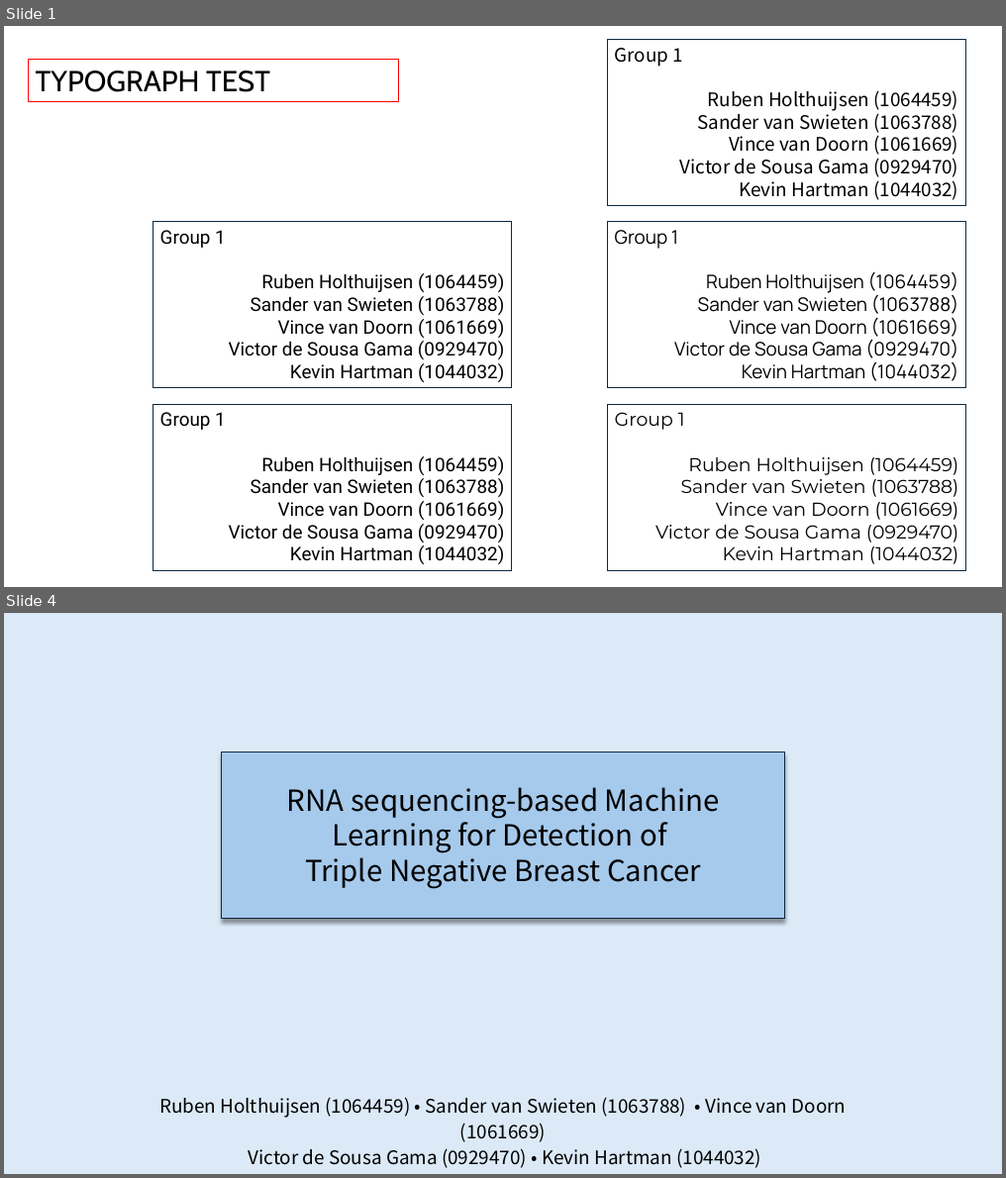
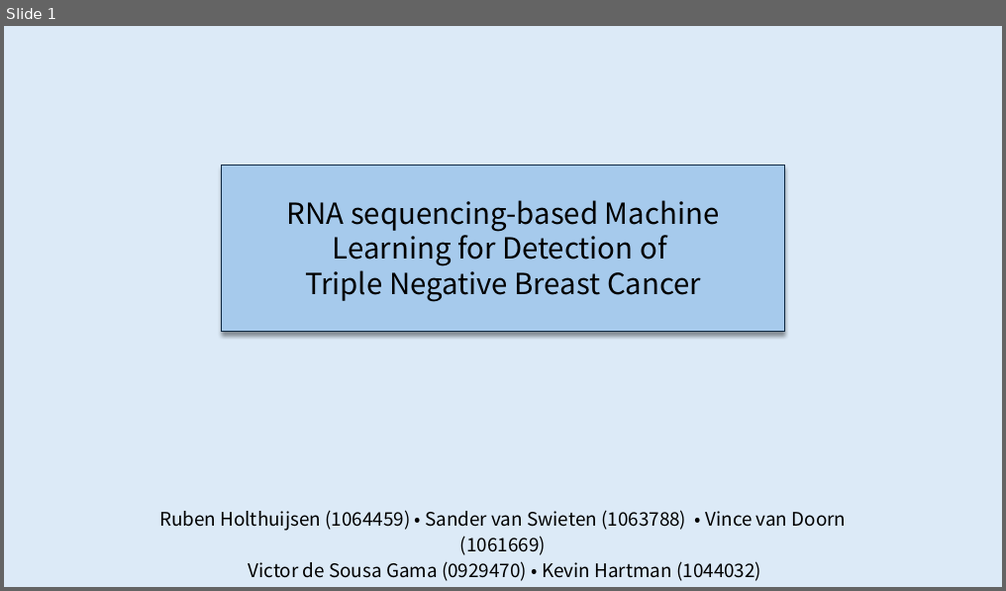
Before and after one commit to rhlt/tnbc, a slide deck: CapstoneProject_FinalPresentation.pptx. Shown one above the other, each under a label of ours: slides 1 and 4 before the commit, slide 1 after it; the slides between them are not shown. The pictures are 1006x1178 and 1006x591 pixels, drawn with LibreOffice and Linux fonts; fonts in the diff are those of the drawing. Boxes give left, top, right and bottom in pixels: in the first picture for what was removed or moved away, otherwise in the second. Text is boxed around its words. In the diff, an @@ line names an element or a change of style, - is before the commit and + after.

```diff
--- a/CapstoneProject_FinalPresentation.pptx
+++ b/CapstoneProject_FinalPresentation.pptx
@@ slide 1 removed at (4, 26, 1002, 587), background #FFFFFF @@
@@ rectangle removed at (607, 40, 966, 205) @@
-Group 1
-Ruben Holthuijsen (1064459)
-Sander van Swieten (1063788)
-Vince van Doorn (1061669)
-Victor de Sousa Gama (0929470)
-Kevin Hartman (1044032)
@@ rectangle removed at (28, 59, 399, 101) @@
-TYPOGRAPH TEST
@@ rectangle removed at (152, 222, 512, 388) @@
-Group 1
-Ruben Holthuijsen (1064459)
-Sander van Swieten (1063788)
-Vince van Doorn (1061669)
-Victor de Sousa Gama (0929470)
-Kevin Hartman (1044032)
@@ rectangle removed at (607, 222, 966, 388) @@
-Group 1
-Ruben Holthuijsen (1064459)
-Sander van Swieten (1063788)
-Vince van Doorn (1061669)
-Victor de Sousa Gama (0929470)
-Kevin Hartman (1044032)
@@ rectangle removed at (152, 404, 512, 570) @@
-Group 1
-Ruben Holthuijsen (1064459)
-Sander van Swieten (1063788)
-Vince van Doorn (1061669)
-Victor de Sousa Gama (0929470)
-Kevin Hartman (1044032)
@@ rectangle removed at (607, 404, 966, 570) @@
-Group 1
-Ruben Holthuijsen (1064459)
-Sander van Swieten (1063788)
-Vince van Doorn (1061669)
-Victor de Sousa Gama (0929470)
-Kevin Hartman (1044032)
@@ what was slide 4 is now slide 1 @@
```
Also in this commit, not shown: 11 slides changed, 6 slides added, 7 other slides removed, 18 other files.
